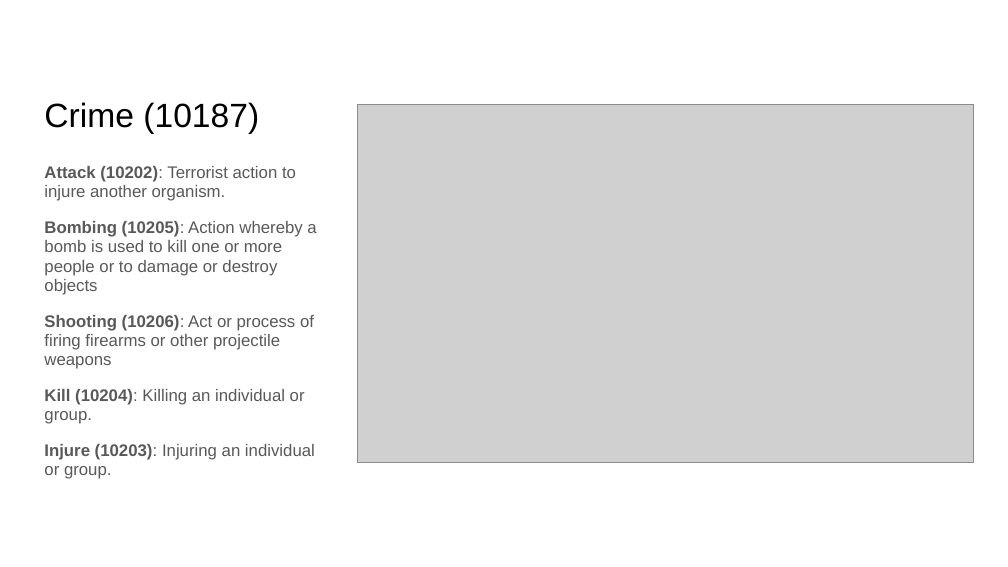
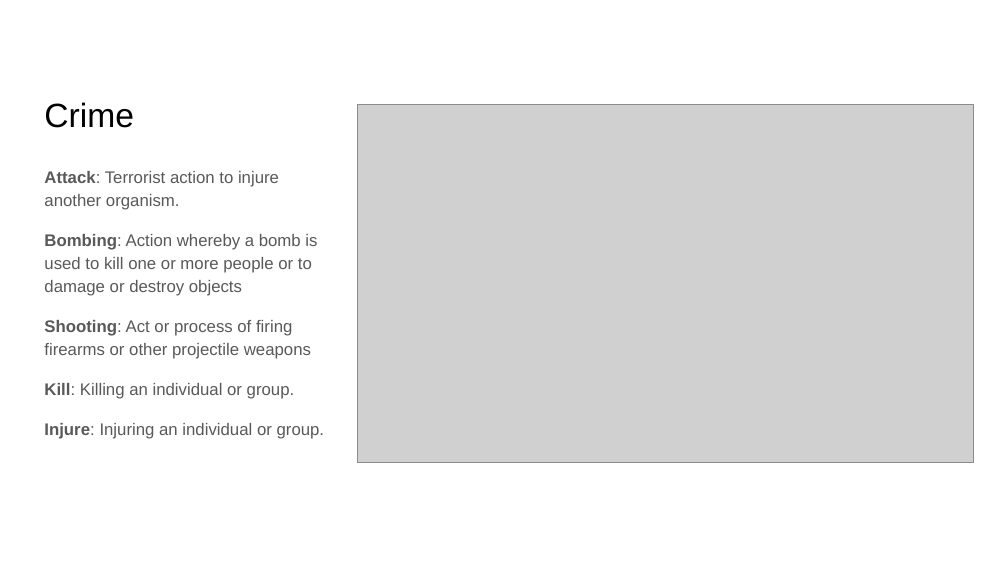
Before and after one commit to RESIN-KAIROS/schemalib, a slide deck: slide 6 of hrf/terrorist_attack.pptx. Drawn at 1008x567 pixels with LibreOffice and Linux fonts; fonts in the diff are those of the drawing; grey boxes stand for pictures. Boxes give left, top, right and bottom in pixels: in the first picture for what was removed or moved away, otherwise in the second. Text is boxed around its words. In the diff, an @@ line names an element or a change of style, - is before the commit and + after.

Commit message:
update terrorist attack hrf

```diff
--- a/hrf/terrorist_attack.pptx
+++ b/hrf/terrorist_attack.pptx
@@ title at (44,102,134,128): text changed @@
-Crime (10187)
+Crime
@@ text at (44,171,325,439): text changed @@
-Attack (10202): Terrorist action to injure another organism.
-Bombing (10205): Action whereby a bomb is used to kill one or more people or to damage or destroy objects
-Shooting (10206): Act or process of firing firearms or other projectile weapons
-Kill (10204): Killing an individual or group.
-Injure (10203): Injuring an individual or group.
+Attack: Terrorist action to injure another organism.
+Bombing: Action whereby a bomb is used to kill one or more people or to damage or destroy objects
+Shooting: Act or process of firing firearms or other projectile weapons
+Kill: Killing an individual or group.
+Injure: Injuring an individual or group.
```
Also in this commit, not shown: 6 other slides changed.
